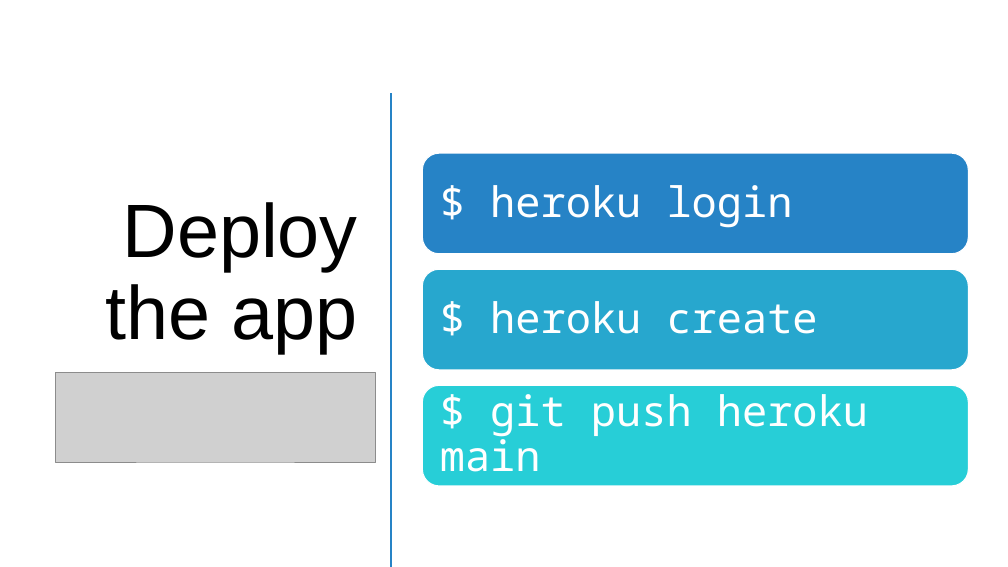
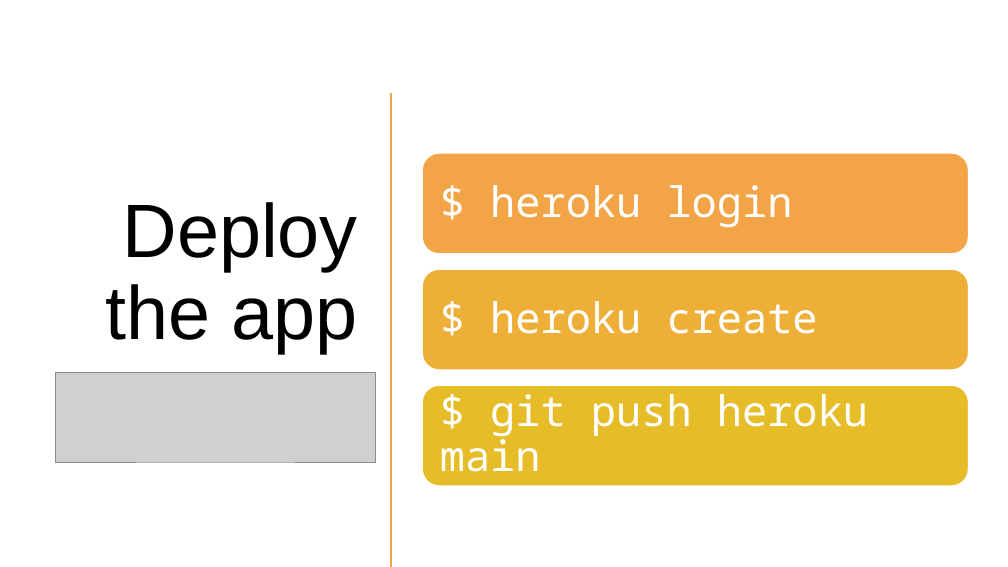
Before and after one commit to slevin48/training, a slide deck: slide 10 of doc/App Deployment 101.pptx (slide 7 before the commit). Drawn at 1008x567 pixels with LibreOffice and Linux fonts; fonts in the diff are those of the drawing; grey boxes stand for pictures. Boxes give left, top, right and bottom in pixels: in the first picture for what was removed or moved away, otherwise in the second. Text is boxed around its words. In the diff, an @@ line names an element or a change of style, - is before the commit and + after.

```diff
--- a/doc/App Deployment 101.pptx
+++ b/doc/App Deployment 101.pptx
@@ line (391, 94) - (391, 566): stroke #42BA97 2 pt to #D092A7 2 pt @@
@@ rounded rectangle at bbox=[423, 154, 969, 254]: fill #2683C6 to #F3A447 @@
@@ rounded rectangle at bbox=[423, 269, 969, 370]: fill #27A7CE to #EDAF38 @@
@@ rounded rectangle at bbox=[423, 386, 969, 486]: fill #27CED7 to #E7BC29 @@
```
Also in this commit, not shown: 6 other slides changed, 3 slides added, 24 other files.
